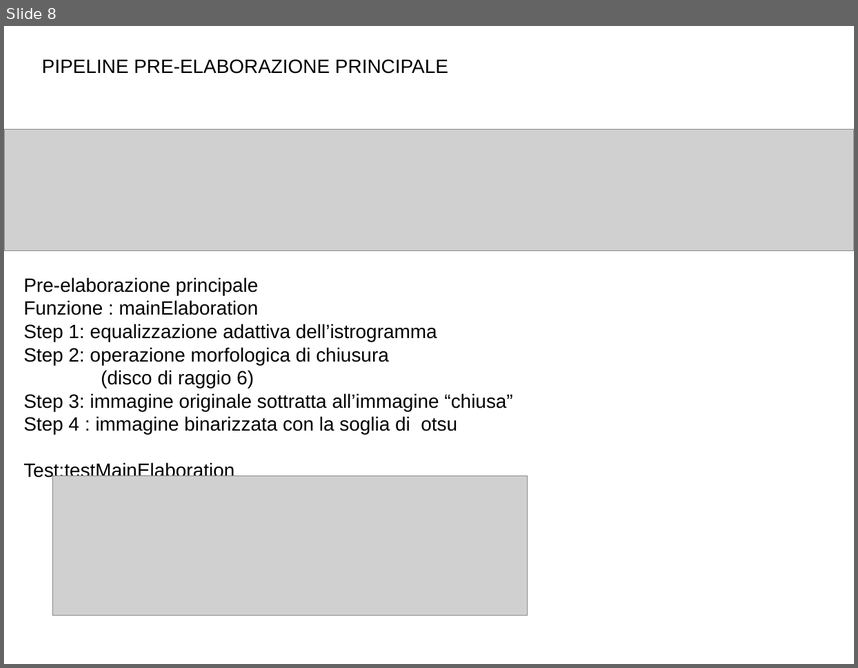
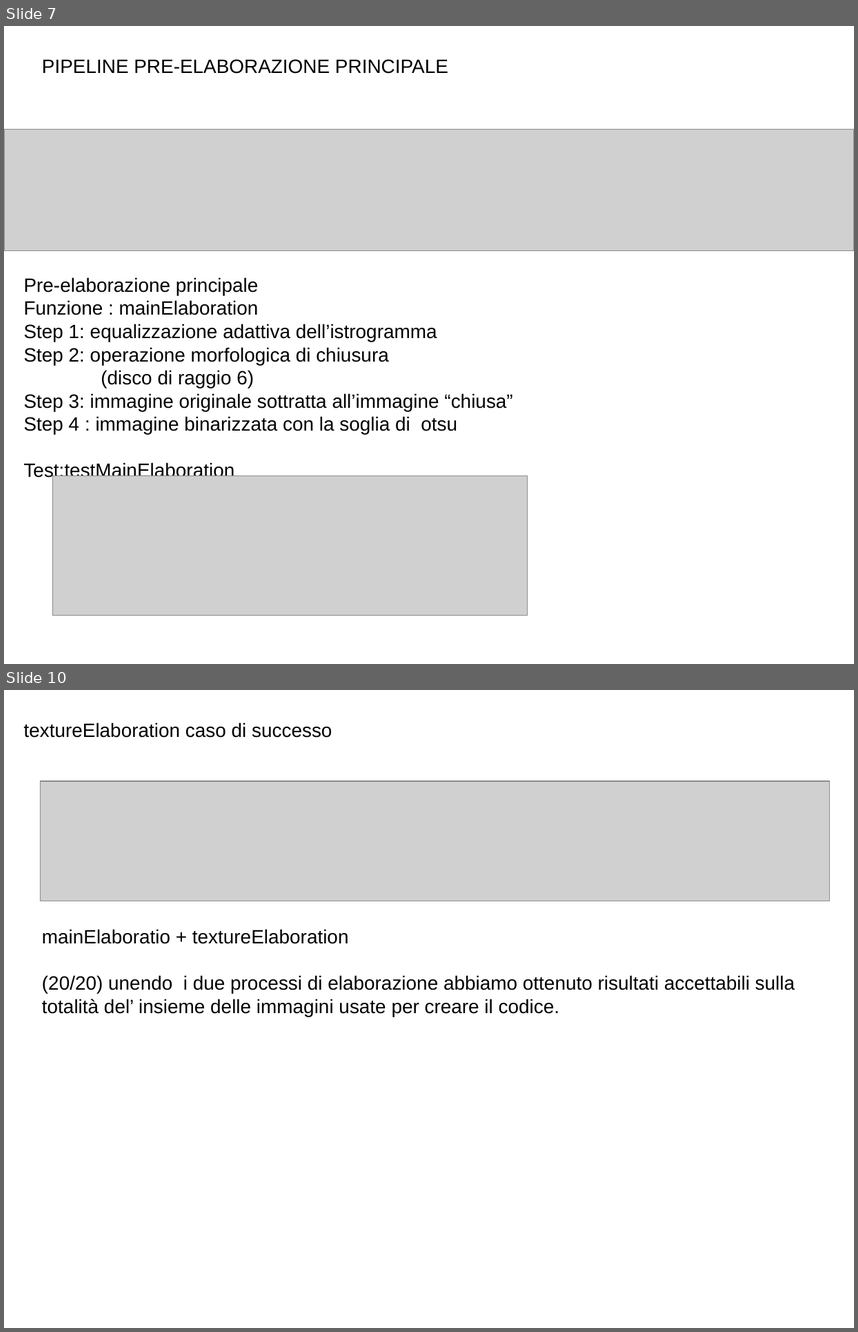
Before and after one commit to pietroparini2/chessProject, a slide deck: relazioneProgettoEI/presentazione.odp. Shown one above the other, each under a label of ours: slide 8 before the commit, slides 7 and 10 after it; the slides between them are not shown. The pictures are 858x668 and 858x1332 pixels, drawn with LibreOffice and Linux fonts; fonts in the diff are those of the drawing; grey boxes stand for pictures. Boxes give left, top, right and bottom in pixels: in the first picture for what was removed or moved away, otherwise in the second. Text is boxed around its words. In the diff, an @@ line names an element or a change of style, - is before the commit and + after.

```diff
--- a/relazioneProgettoEI/presentazione.odp
+++ b/relazioneProgettoEI/presentazione.odp
@@ slide 10 added at [4, 690, 854, 1328], background #FFFFFF @@
@@ text added at [24, 722, 332, 738], 18 pt, text #000000 @@
+textureElaboration caso di successo
@@ picture added at [41, 781, 830, 900] @@
@@ text added at [42, 929, 795, 1016], 18 pt, text #000000 @@
+mainElaboratio + textureElaboration
+(20/20) unendo i due processi di elaborazione abbiamo ottenuto risultati accettabili sulla totalità del’ insieme delle immagini usate per creare il codice.
@@ what was slide 8 is now slide 7 @@
```
Also in this commit, not shown: 1 slide changed, 4 other slides added, 1 slide removed, 4 other files.
